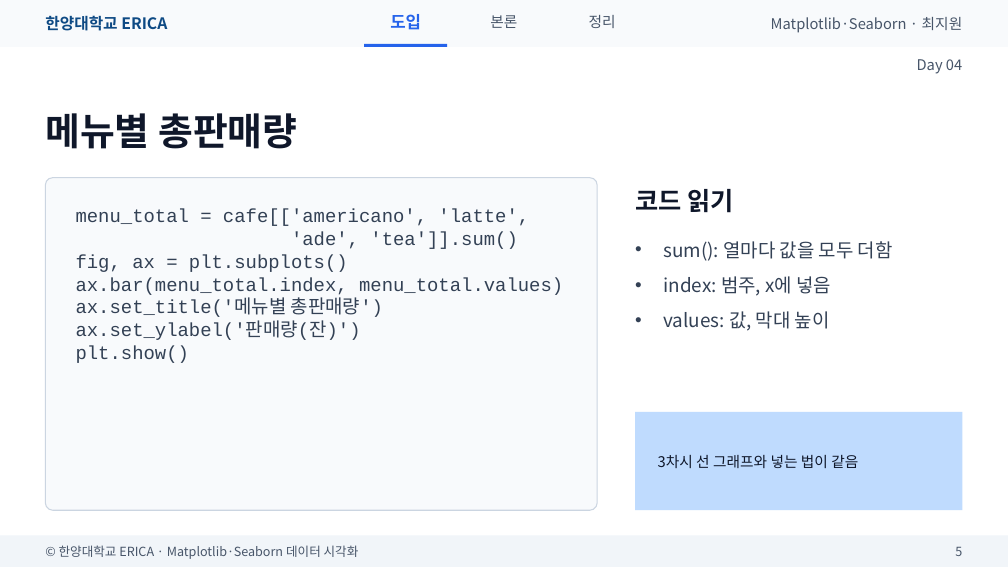
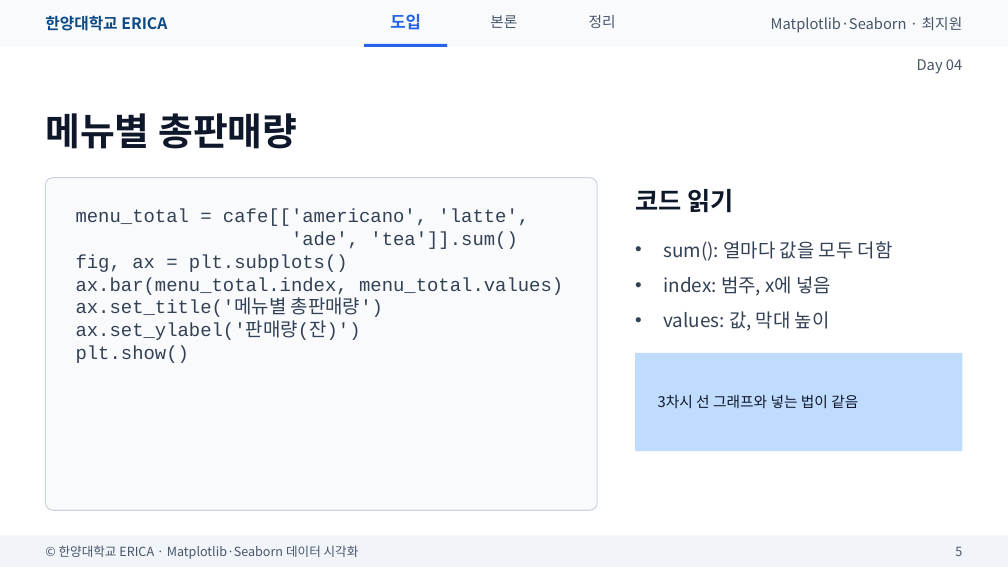
Before and after one commit to wonguwon/generate_lesson, a slide deck: slide 5 of materials/matplotlib-seaborn/ppt/Day04/Day04_막대산점도히스토그램.pptx. Drawn at 1008x567 pixels with LibreOffice and Linux fonts; fonts in the diff are those of the drawing. Boxes give left, top, right and bottom in pixels: in the first picture for what was removed or moved away, otherwise in the second. Text is boxed around its words. In the diff, an @@ line names an element or a change of style, - is before the commit and + after.

```diff
--- a/materials/matplotlib-seaborn/ppt/Day04/Day04_막대산점도히스토그램.pptx
+++ b/materials/matplotlib-seaborn/ppt/Day04/Day04_막대산점도히스토그램.pptx
@@ rectangle: place and size @@
-rectangle at bbox=[635, 412, 963, 510]
+rectangle at bbox=[635, 353, 963, 451]
@@ text "3차시 선 그래프와 넣는 법이 ...": place and size @@
-text "3차시 선 그래프와 넣는 법이 ..." at bbox=[658, 455, 858, 468]
+text "3차시 선 그래프와 넣는 법이 ..." at bbox=[658, 395, 858, 408]
```
Also in this commit, not shown: 3 other slides changed, 3 slides removed, 7 other files.
